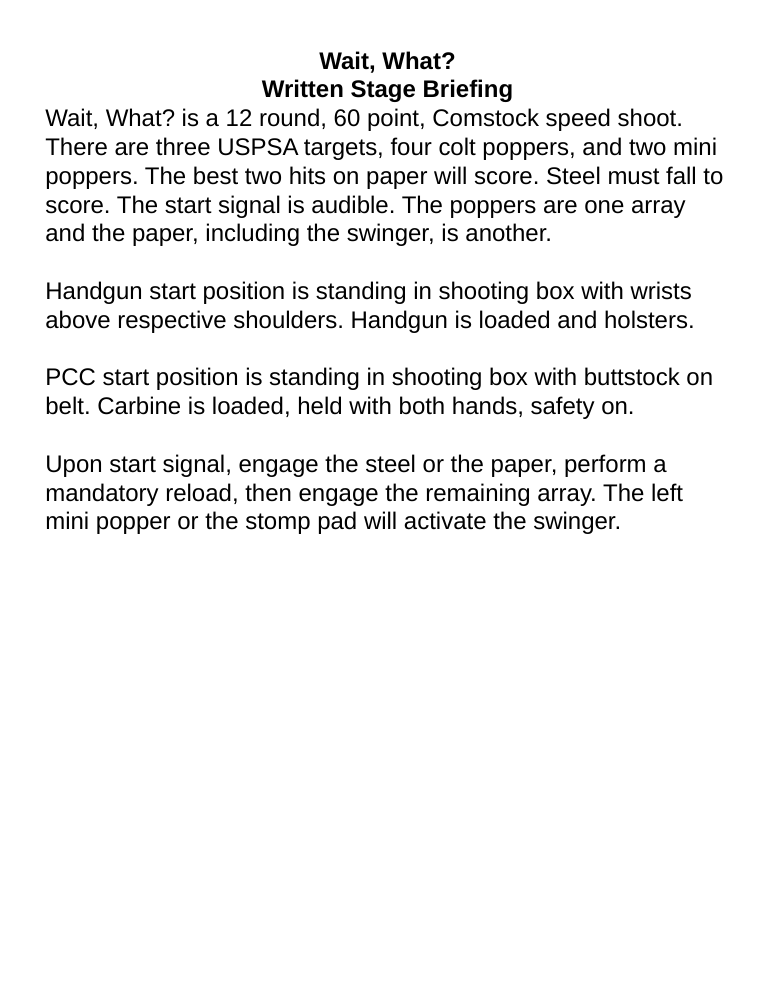
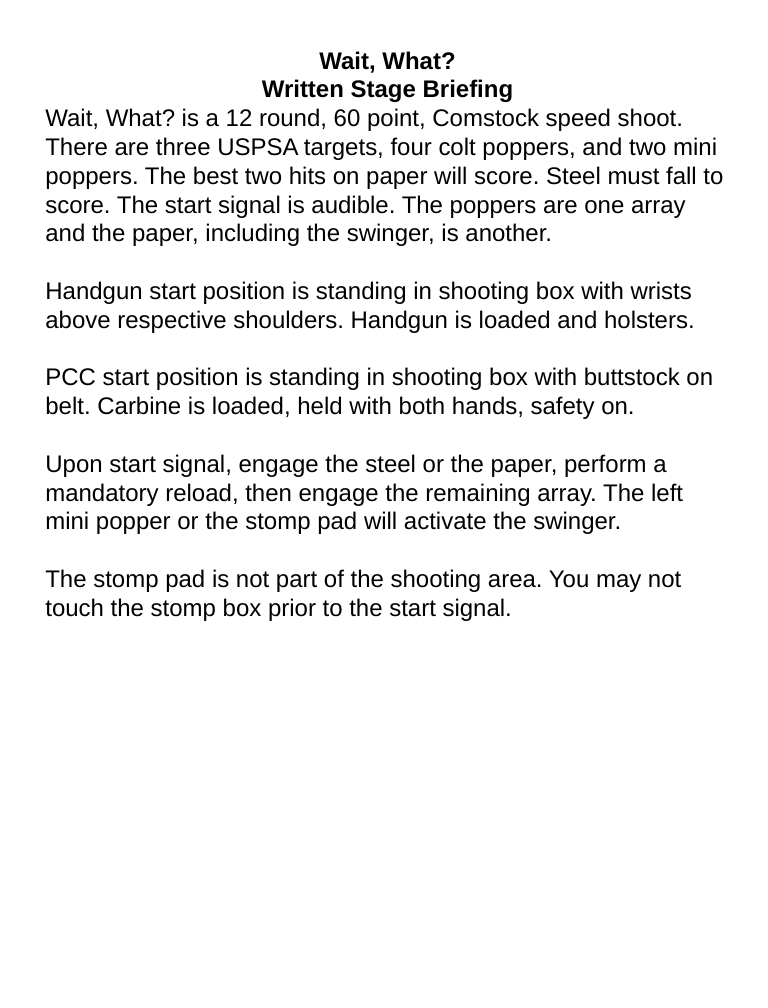
Before and after one commit to bagellord/USPSA-Stages, a slide deck: slide 2 of 11-15 rounds/Wait What - 12 rounds - comstock/Wait, what.pptx. Drawn at 768x1008 pixels with LibreOffice and Linux fonts; fonts in the diff are those of the drawing. Boxes give left, top, right and bottom in pixels: in the first picture for what was removed or moved away, otherwise in the second. Text is boxed around its words. In the diff, an @@ line names an element or a change of style, - is before the commit and + after.

```diff
--- a/11-15 rounds/Wait What - 12 rounds - comstock/Wait, what.pptx
+++ b/11-15 rounds/Wait What - 12 rounds - comstock/Wait, what.pptx
@@ text at box(45, 569, 681, 621): paragraph added @@
+The stomp pad is not part of the shooting area. You may not touch the stomp box prior to the start signal.
```
Also in this commit, not shown: 1 other slide changed, 9 other files.
